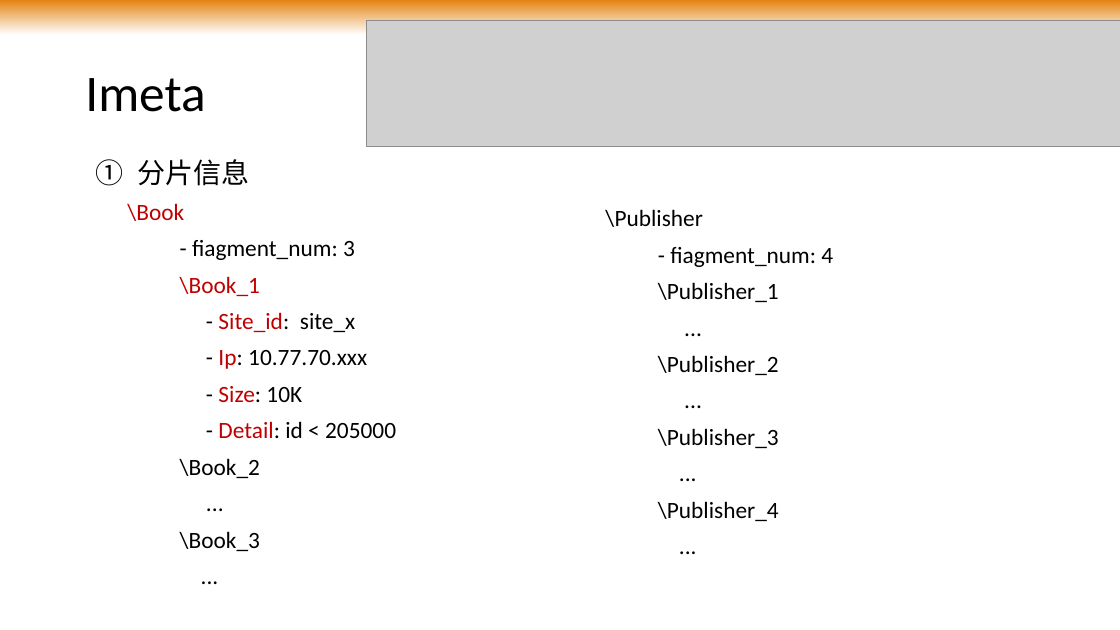
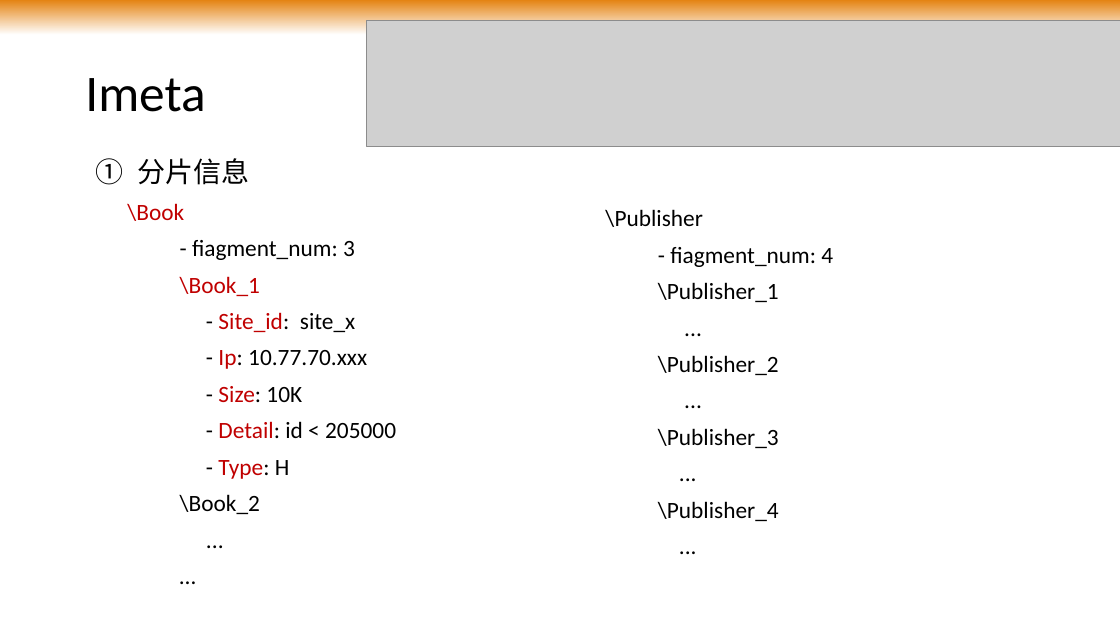
Before and after one commit to wu1du2/iddb, a slide deck: slide 16 of slides/iddb_mid.pptx. Drawn at 1120x630 pixels with LibreOffice and Linux fonts; fonts in the diff are those of the drawing; grey boxes stand for pictures; background and template pictures are left out. Boxes give left, top, right and bottom in pixels: in the first picture for what was removed or moved away, otherwise in the second. Text is boxed around its words. In the diff, an @@ line names an element or a change of style, - is before the commit and + after.

```diff
--- a/slides/iddb_mid.pptx
+++ b/slides/iddb_mid.pptx
@@ text at (218,460,290,479): paragraph added @@
+  - Type: H
@@ text at (180,531,260,551): text changed @@
-    \Book_3
-    ...
+    …
```
Also in this commit, not shown: 4 other slides changed.
